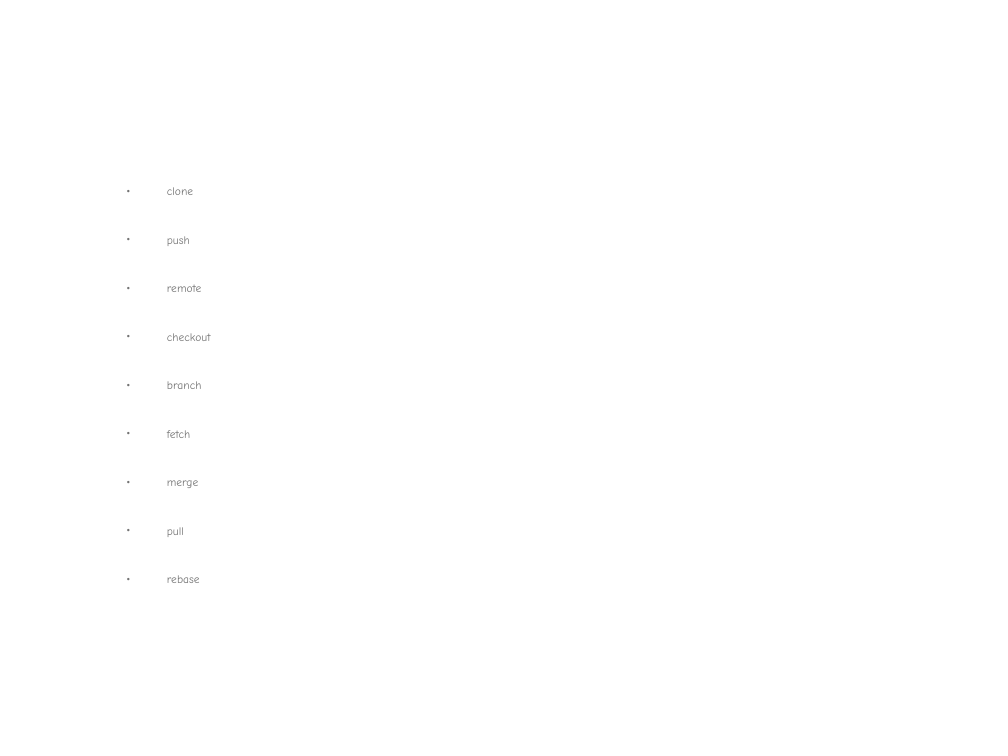
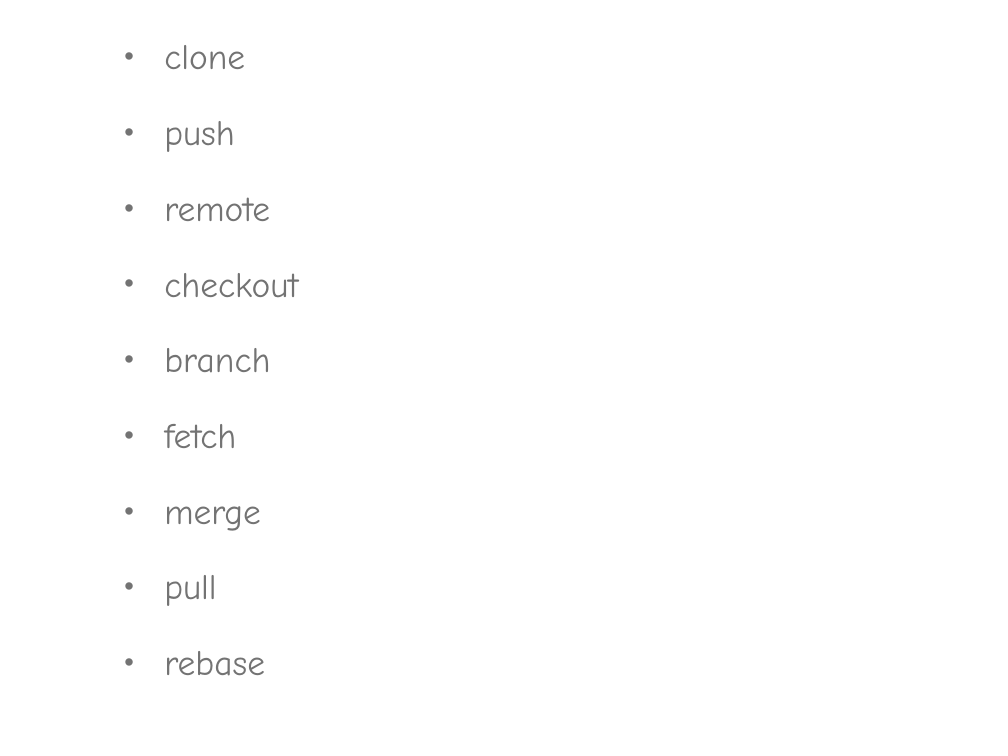
Before and after one commit to fernandocastor/aulas_floss, a slide deck: slide 56 of 07_Git/git.comandos.ppt. Drawn at 1008x756 pixels with LibreOffice and Linux fonts; fonts in the diff are those of the drawing; background and template pictures are left out. Boxes give left, top, right and bottom in pixels: in the first picture for what was removed or moved away, otherwise in the second. Text is boxed around its words. In the diff, an @@ line names an element or a change of style, - is before the commit and + after.

```diff
--- a/07_Git/git.comandos.ppt
+++ b/07_Git/git.comandos.ppt
@@ text "clone" moved from (x1=167, y1=187, x2=211, y2=583) to (x1=164, y1=45, x2=298, y2=676) @@
@@ text "clone" at (x1=164, y1=45, x2=298, y2=676): size 11.7 to 36 pt; line spacing 0.8 to 0.9 @@
```
Also in this commit, not shown: 12 other slides changed, 1 other file.
